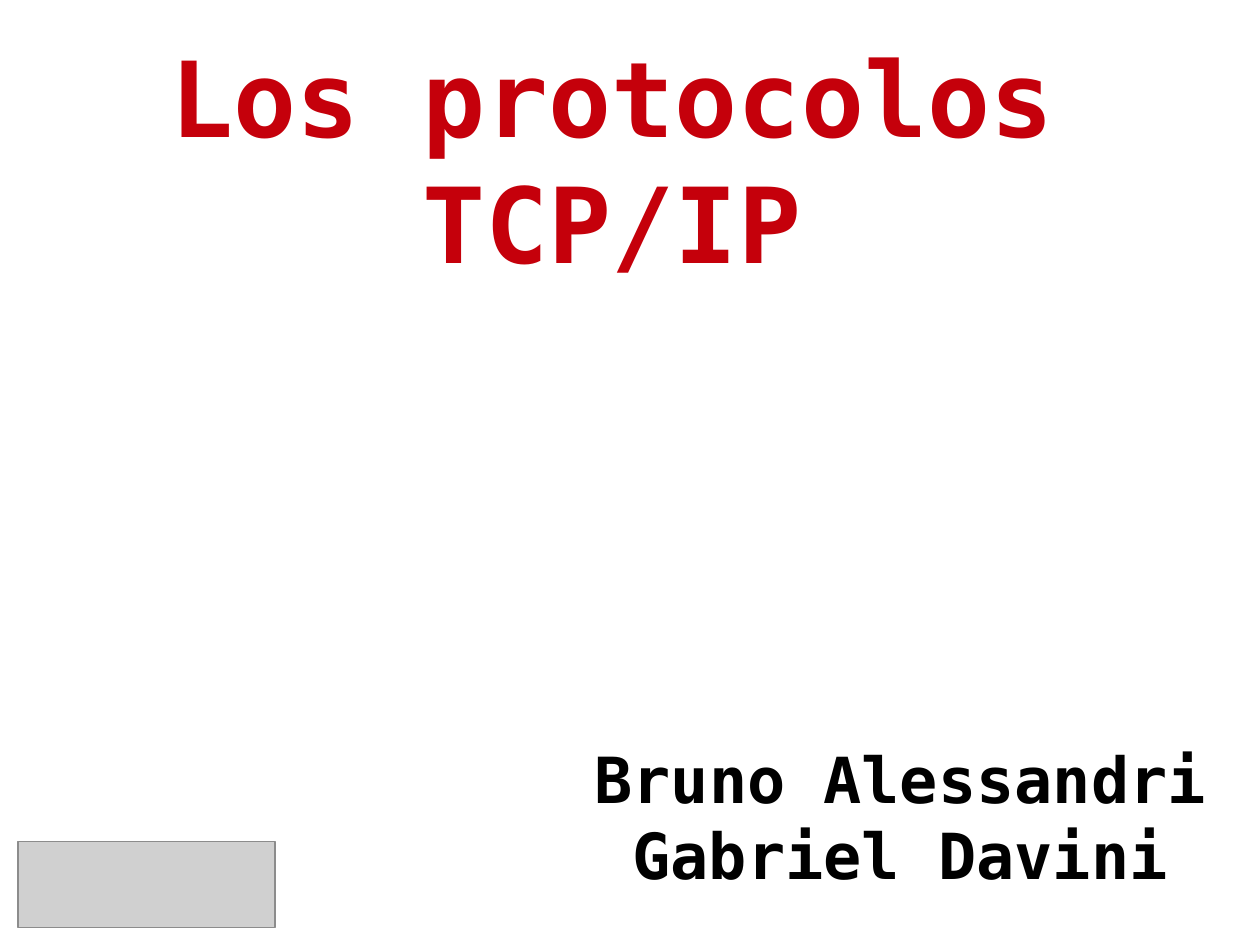
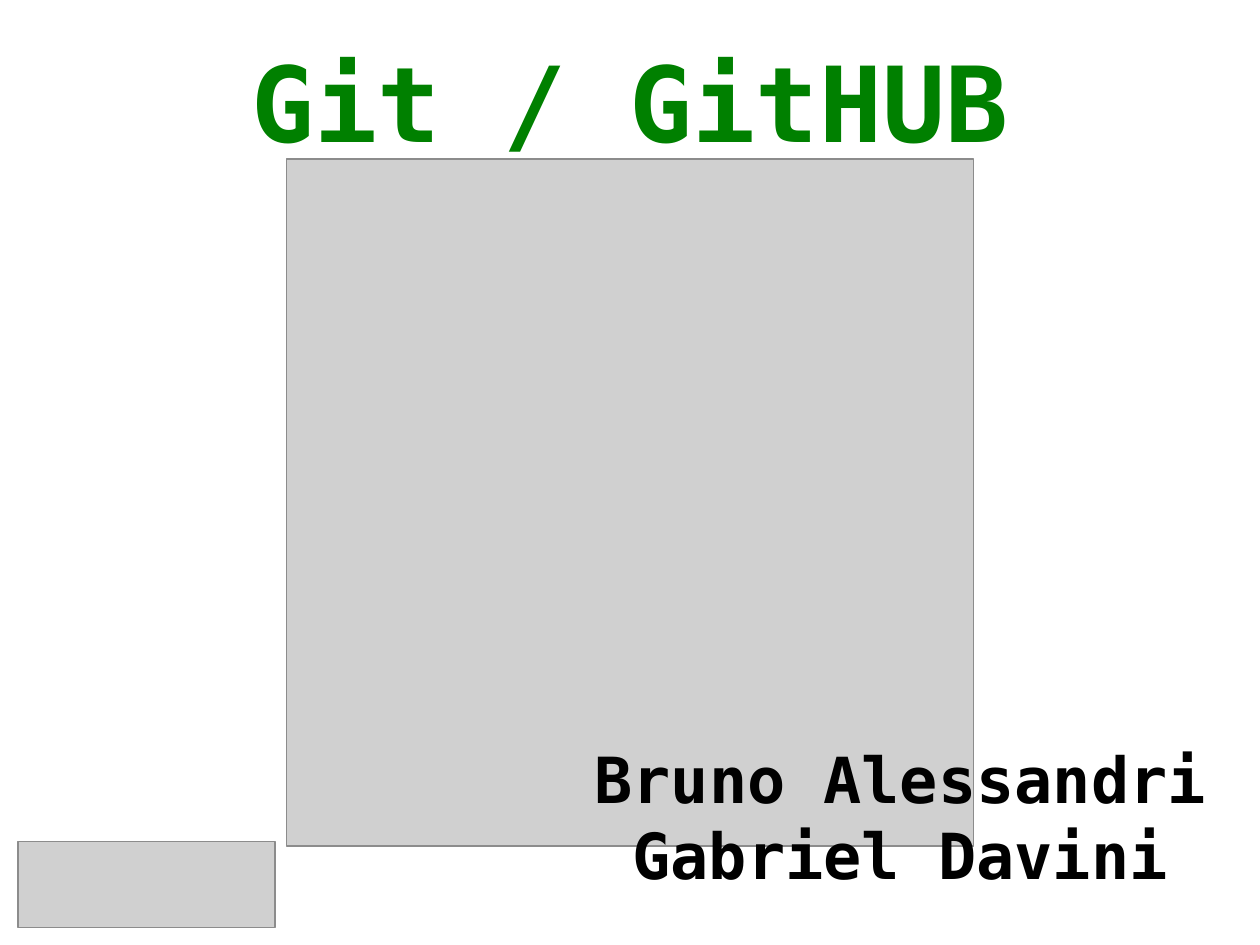
Before and after one commit to gabrielo77/TP_Git-GitHUB_CyR_UTNFRRo_2014, a slide deck: slide 1 of git_github.odp. Drawn at 1260x945 pixels with LibreOffice and Linux fonts; fonts in the diff are those of the drawing; grey boxes stand for pictures; background and template pictures are left out. Boxes give left, top, right and bottom in pixels: in the first picture for what was removed or moved away, otherwise in the second. Text is boxed around its words. In the diff, an @@ line names an element or a change of style, - is before the commit and + after.

```diff
--- a/git_github.odp
+++ b/git_github.odp
@@ title at <box>251,57,1008,163</box>: text changed; text colour #C5000B to #008000 @@
-Los protocolos TCP/IP
+Git / GitHUB
@@ picture added at <box>287,159,974,846</box> @@
```
Also in this commit, not shown: 2 other slides changed, 16 slides added, 13 slides removed, 1 other file.
